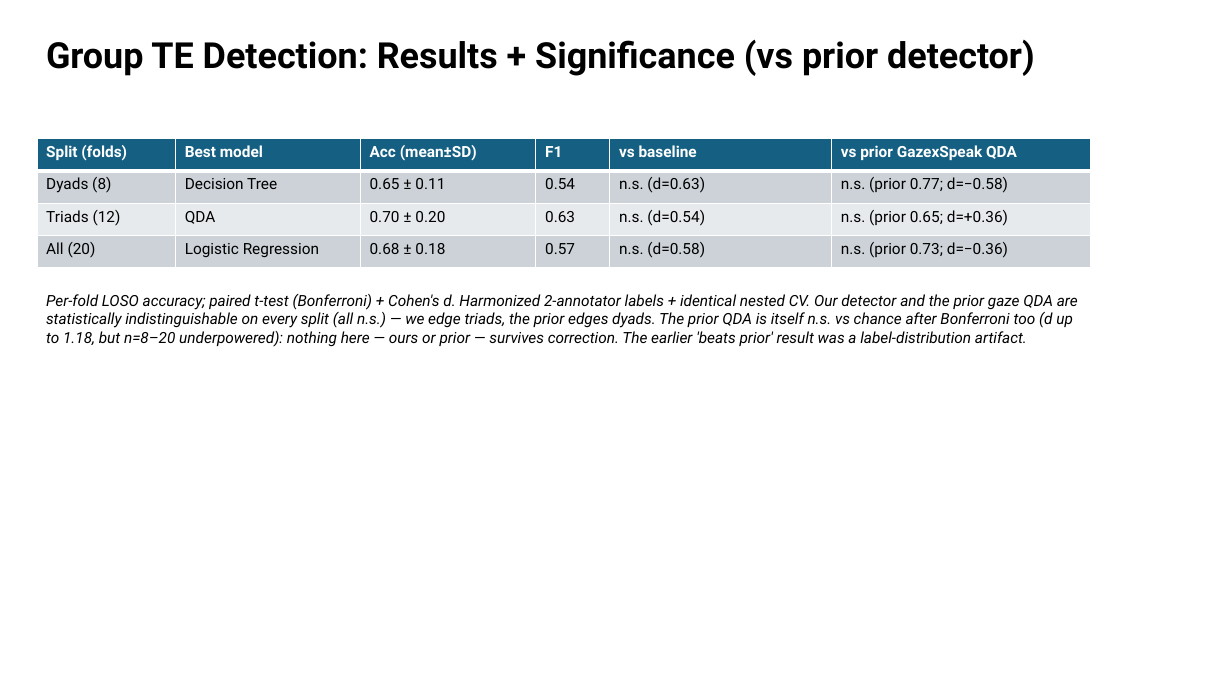
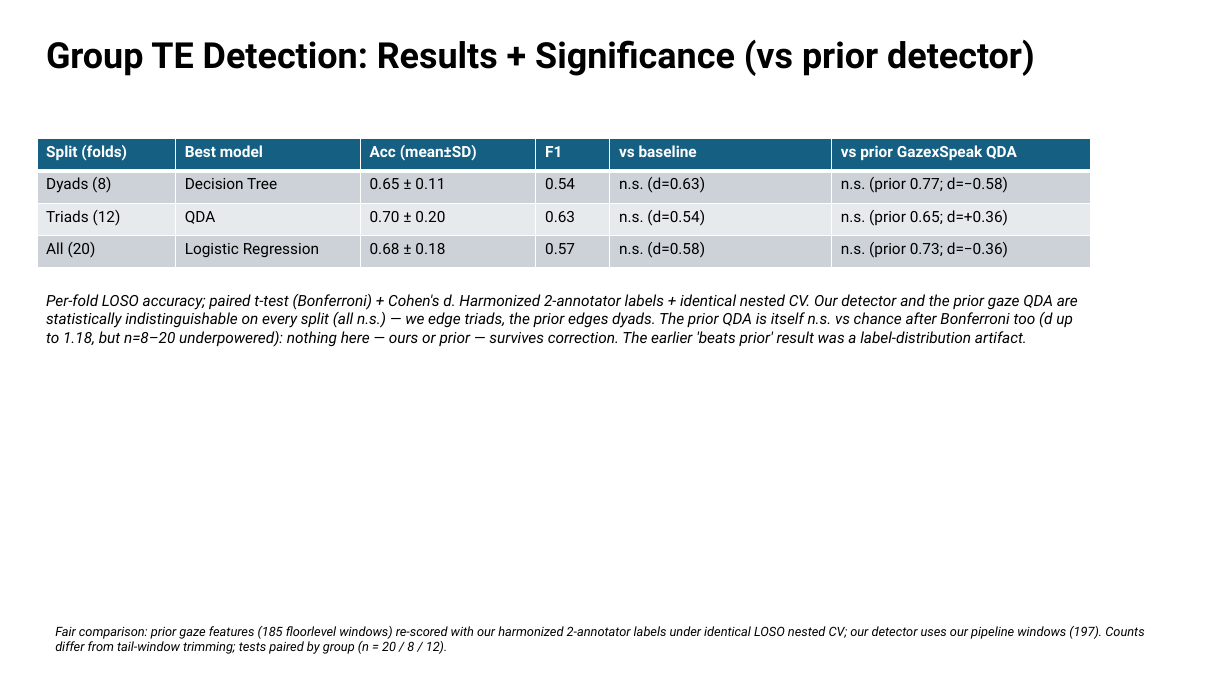
Before and after one commit to carlotes247/vilearn_ml, a slide deck: slide 14 of discover/2026_March_ViLearn_Planning.pptx. Drawn at 1232x693 pixels with LibreOffice and Linux fonts; fonts in the diff are those of the drawing. Boxes give left, top, right and bottom in pixels: in the first picture for what was removed or moved away, otherwise in the second. Text is boxed around its words. In the diff, an @@ line names an element or a change of style, - is before the commit and + after.

```diff
--- a/discover/2026_March_ViLearn_Planning.pptx
+++ b/discover/2026_March_ViLearn_Planning.pptx
@@ text added at [55,626,1144,654], 10 pt, text #000000, italic @@
+Fair comparison: prior gaze features (185 floorlevel windows) re-scored with our harmonized 2-annotator labels under identical LOSO nested CV; our detector uses our pipeline windows (197). Counts differ from tail-window trimming; tests paired by group (n = 20 / 8 / 12).
```
Also in this commit, not shown: 1 other slide changed, 1 other file.
